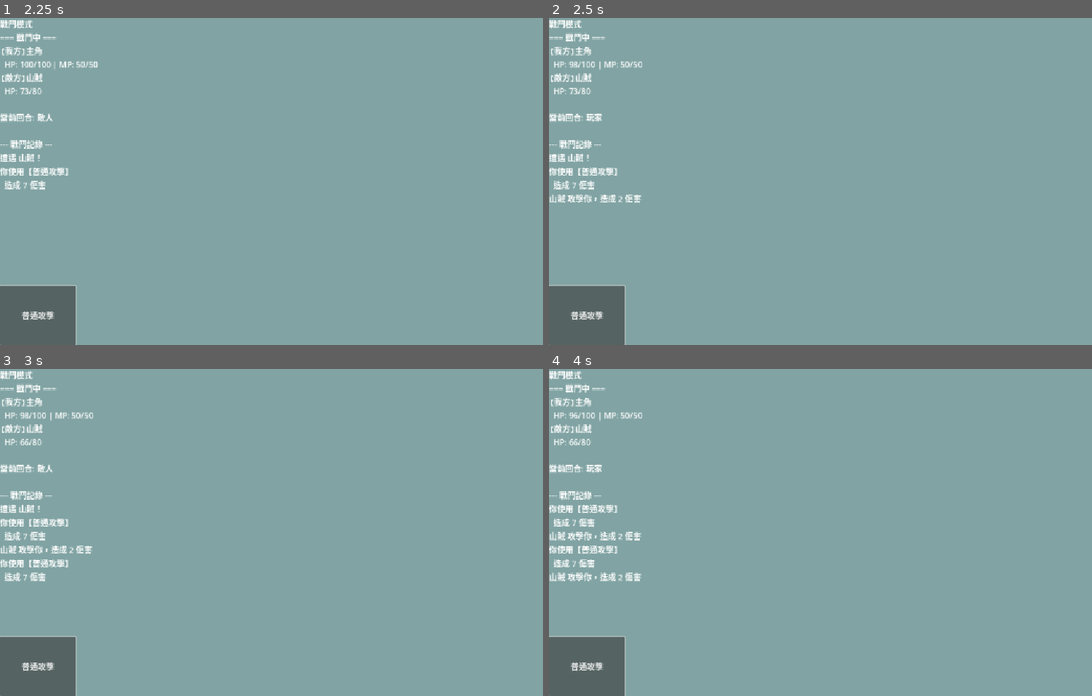
Above: before the commit, frames 1-4 (two rows, left to right).
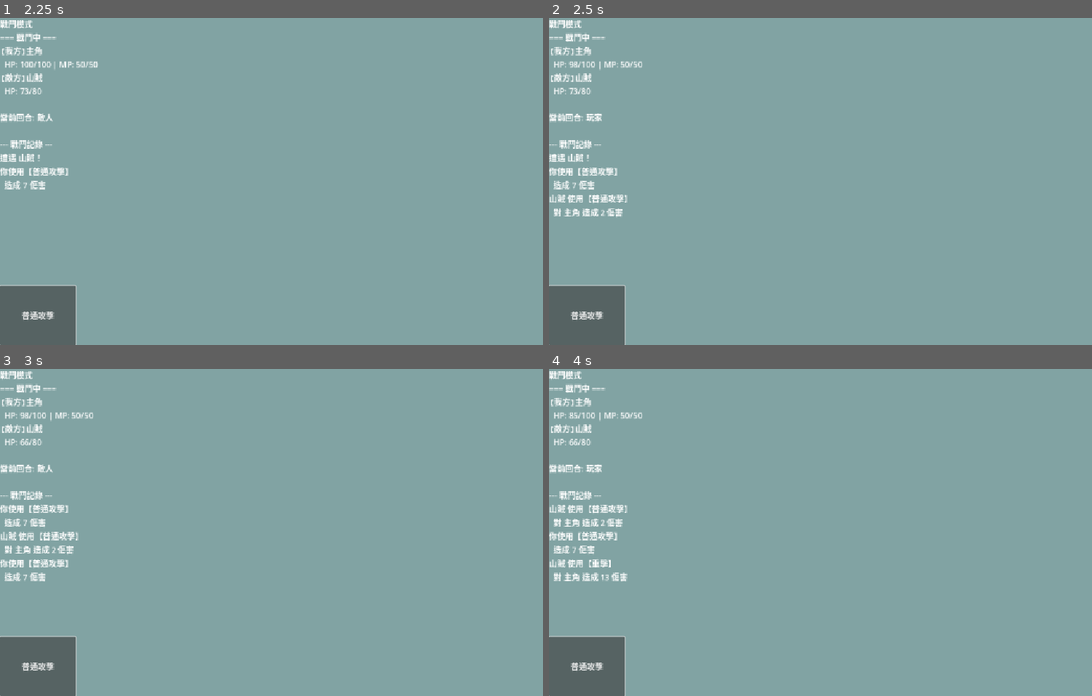
Above: after the commit, the same moments.

Repository: polo1314502/WuxiaGoDot
Game: Godot game, scene res://main.tscn
Same seed, same stepped clock (60 frames per second), same inputs: the game is played once before the commit and once after it.
Inputs:
- Up to frame 1 (2.25 s): click "Start Battle" at 0.5 s; click "普通攻擊" at 1.25 s; click "普通攻擊" at 2 s
- Up to frame 2 (2.5 s): no input
- Up to frame 3 (3 s): click "普通攻擊" at 2.75 s
- Up to frame 4 (4 s): tap Enter at 3.5 s

Frame 1 is identical in both runs. In frame 2, 0.4% of the frame differs, in the area x 0-18%, y 54-61%; in frame 3, 1.0%; in frame 4, 1.5%, in the area x 0-18%, y 13-65%.

Commit message:
refactor enemy system

Diff:
--- /dev/null
+++ b/enemies/enemy_bandit.tres
@@ -0,0 +1,18 @@
+[gd_resource type="Resource" script_class="EnemyData" load_steps=4 format=3]
+
+[ext_resource type="Script" path="res://scripts/enemy_data.gd" id="1_enemy"]
+[ext_resource type="Resource" path="res://skills/enemy_skill_basic_attack.tres" id="2_skill1"]
+[ext_resource type="Resource" path="res://skills/enemy_skill_heavy_strike.tres" id="3_skill2"]
+
+[resource]
+script = ExtResource("1_enemy")
+enemy_id = "山賊"
+name = "山賊"
+description = "盤據山林的劫匪，武藝平平但兇狠異常"
+max_hp = 80
+attack = 12
+defense = 8
+speed = 10
+skills = [ExtResource("2_skill1"), ExtResource("3_skill2")]
+exp_reward = 50
+money_reward = 100
--- /dev/null
+++ b/enemies/enemy_bully.tres
@@ -0,0 +1,17 @@
+[gd_resource type="Resource" script_class="EnemyData" load_steps=3 format=3]
+
+[ext_resource type="Script" path="res://scripts/enemy_data.gd" id="1_enemy"]
+[ext_resource type="Resource" path="res://skills/enemy_skill_basic_attack.tres" id="2_skill1"]
+
+[resource]
+script = ExtResource("1_enemy")
+enemy_id = "惡霸"
+name = "惡霸"
+description = "橫行鄉里的惡霸，只會些粗淺的拳腳功夫"
+max_hp = 60
+attack = 10
+defense = 6
+speed = 8
+skills = [ExtResource("2_skill1")]
+exp_reward = 30
+money_reward = 80
--- /dev/null
+++ b/enemies/enemy_warrior.tres
@@ -0,0 +1,19 @@
+[gd_resource type="Resource" script_class="EnemyData" load_steps=5 format=3]
+
+[ext_resource type="Script" path="res://scripts/enemy_data.gd" id="1_enemy"]
+[ext_resource type="Resource" path="res://skills/enemy_skill_basic_attack.tres" id="2_skill1"]
+[ext_resource type="Resource" path="res://skills/enemy_skill_heavy_strike.tres" id="3_skill2"]
+[ext_resource type="Resource" path="res://skills/enemy_skill_combo.tres" id="4_skill3"]
+
+[resource]
+script = ExtResource("1_enemy")
+enemy_id = "江湖武者"
+name = "江湖武者"
+description = "在江湖上闖蕩多年的武者，掌握多種武技"
+max_hp = 120
+attack = 18
+defense = 14
+speed = 16
+skills = [ExtResource("2_skill1"), ExtResource("3_skill2"), ExtResource("4_skill3")]
+exp_reward = 80
+money_reward = 150
--- a/events/bully/bully_event_steps1.tres
+++ b/events/bully/bully_event_steps1.tres
@@ -1,7 +1,7 @@
 [gd_resource type="Resource" script_class="EventStep" load_steps=5 format=3 uid="uid://2r3lvogydswi"]
 
 [ext_resource type="Script" uid="uid://dkt0xii001h0n" path="res://scripts/event_choice.gd" id="1_55nau"]
-[ext_resource type="Resource" uid="uid://b5htp6w45xmk7" path="res://events/bully/choice_bully_event_fight.tres" id="2_rx7y3"]
+[ext_resource type="Resource" uid="uid://b5htp6w45xmk7" path="res://events/bully/choice_bully_event_fight1.tres" id="2_rx7y3"]
 [ext_resource type="Resource" uid="uid://shvjgldhbwjw" path="res://events/bully/choice_bully_event_watch.tres" id="3_2xf3h"]
 [ext_resource type="Script" uid="uid://bpljx2f02lypp" path="res://scripts/event_step.gd" id="4_q5dds"]
 
--- a/events/cave_adventure/cave_step2.tres
+++ b/events/cave_adventure/cave_step2.tres
@@ -7,6 +7,6 @@
 
 [resource]
 script = ExtResource("2_a826u")
-text = "洞內傳來低沉的呼吸聲，似乎有什麼生物在裡面。你要進去嗎？"
+text = "洞內傳來低沉的呼吸聲，似乎有人在裡面。你要進去嗎？"
 choices = Array[ExtResource("1_m4at3")]([ExtResource("2_ab5fl"), ExtResource("3_c6t00")])
 metadata/_custom_type_script = "uid://bpljx2f02lypp"
--- a/events/cave_adventure/cave_step5.tres
+++ b/events/cave_adventure/cave_step5.tres
@@ -5,5 +5,5 @@
 
 [resource]
 script = ExtResource("2_oaaa7")
-text = "就在你拿起古劍的瞬間，一個巨大的石像突然活了過來！它是這裡的守護者！"
+text = "就在你拿起古劍的瞬間，一個惡霸突然走了過來！"
 metadata/_custom_type_script = "uid://bpljx2f02lypp"
--- a/events/cave_adventure/cave_step6.tres
+++ b/events/cave_adventure/cave_step6.tres
@@ -1,12 +1,11 @@
-[gd_resource type="Resource" script_class="EventStep" load_steps=5 format=3 uid="uid://bgqk1623a45va"]
+[gd_resource type="Resource" script_class="EventStep" load_steps=4 format=3 uid="uid://bgqk1623a45va"]
 
 [ext_resource type="Script" uid="uid://dkt0xii001h0n" path="res://scripts/event_choice.gd" id="1_tkdau"]
 [ext_resource type="Script" uid="uid://bpljx2f02lypp" path="res://scripts/event_step.gd" id="2_2aw3c"]
-[ext_resource type="Resource" uid="uid://4xc6ian5fibj" path="res://events/cave_adventure/choice_cave_adventure_fight_guardian.tres" id="2_kvqer"]
-[ext_resource type="Resource" uid="uid://dverehojxaaht" path="res://events/cave_adventure/choice_cave_adventure_escape.tres" id="3_ogtyo"]
+[ext_resource type="Resource" uid="uid://da8rof63p73kk" path="res://events/cave_adventure/choice_cave_adventure_fight_guardian.tres" id="2_kvqer"]
 
 [resource]
 script = ExtResource("2_2aw3c")
-text = "守護者擋住了洞口，你必須做出選擇！"
-choices = Array[ExtResource("1_tkdau")]([ExtResource("2_kvqer"), ExtResource("3_ogtyo")])
+text = "惡霸擋住了洞口，戰鬥無可避免！"
+choices = Array[ExtResource("1_tkdau")]([ExtResource("2_kvqer")])
 metadata/_custom_type_script = "uid://bpljx2f02lypp"
--- a/events/cave_adventure/choice_cave_adventure_fight_guardian.tres
+++ b/events/cave_adventure/choice_cave_adventure_fight_guardian.tres
@@ -1,25 +1,11 @@
-[gd_resource type="Resource" script_class="EventChoice" load_steps=2 format=3 uid="uid://4xc6ian5fibj"]
+[gd_resource type="Resource" script_class="EventChoice" load_steps=3 format=3 uid="uid://da8rof63p73kk"]
 
+[ext_resource type="Resource" path="res://enemies/enemy_bully.tres" id="1_fpi7u"]
 [ext_resource type="Script" uid="uid://dkt0xii001h0n" path="res://scripts/event_choice.gd" id="1_qgans"]
 
 [resource]
 script = ExtResource("1_qgans")
-text = "迎戰守護者"
+text = "迎戰惡霸"
 action_type = "trigger_battle"
-action_params = {
-"attack": 0,
-"defense": 0,
-"enemy_attack": 20,
-"enemy_defense": 15,
-"enemy_hp": 120,
-"enemy_name": "山洞守護者",
-"enemy_speed": 14,
-"max_hp": 0,
-"message": "守護者咆哮著向你衝來！",
-"money": 0,
-"reputation": 0,
-"speed": 0,
-"training_points": 0
-}
-end_event = true
+enemy_data = ExtResource("1_fpi7u")
 metadata/_custom_type_script = "uid://dkt0xii001h0n"
--- /dev/null
+++ b/events/choice_warrior_battle.tres
@@ -0,0 +1,27 @@
+[gd_resource type="Resource" script_class="EventChoice" load_steps=3 format=3]
+
+[ext_resource type="Script" path="res://scripts/event_choice.gd" id="1_choice"]
+[ext_resource type="Resource" path="res://enemies/enemy_warrior.tres" id="2_enemy"]
+
+[resource]
+script = ExtResource("1_choice")
+text = "接受挑戰"
+action_type = "trigger_battle"
+action_params = {
+	"attack": 0,
+	"defense": 0,
+	"enemy_attack": 0,
+	"enemy_defense": 0,
+	"enemy_hp": 0,
+	"enemy_name": "",
+	"enemy_speed": 0,
+	"max_hp": 0,
+	"message": "江湖武者拔劍而出，一場激戰即將展開！",
+	"money": 0,
+	"reputation": 0,
+	"speed": 0,
+	"training_points": 0
+}
+enemy_data = ExtResource("2_enemy")
+enemy_skills = []
+end_event = false
--- /dev/null
+++ b/events/example_skilled_enemy_choice.tres
@@ -0,0 +1,24 @@
+[gd_resource type="Resource" script_class="EventChoice" load_steps=2 format=3 uid="uid://bb5qx1fjs4igp"]
+
+[ext_resource type="Script" uid="uid://dkt0xii001h0n" path="res://scripts/event_choice.gd" id="1_choice"]
+
+[resource]
+script = ExtResource("1_choice")
+text = "與武者切磋"
+action_type = "trigger_battle"
+action_params = {
+"attack": 0,
+"defense": 0,
+"enemy_attack": 15,
+"enemy_defense": 12,
+"enemy_hp": 100,
+"enemy_name": "江湖武者",
+"enemy_skills": ["敵人普通攻擊", "敵人重擊", "敵人連擊"],
+"enemy_speed": 14,
+"max_hp": 0,
+"message": "一位武者向你發起挑戰！",
+"money": 0,
+"reputation": 0,
+"speed": 0,
+"training_points": 0
+}
--- a/main.gd
+++ b/main.gd
@@ -40,6 +40,7 @@
 var event_state_machine: EventStateMachine
 var save_manager: SaveManager
 var skill_manager: SkillManager
+var enemy_manager: EnemyManager  # 新增：敵人管理器
 var current_action_result = null  # 新增：儲存當前動作結果
 
 func _ready():
@@ -57,6 +58,9 @@
 
 	skill_manager = SkillManager.new(self)  # 新增：初始化技能管理器
 	skill_manager.load_skills_from_directory()
+
+	enemy_manager = EnemyManager.new(self)  # 新增：初始化敵人管理器
+	enemy_manager.load_enemies_from_directory()
 
 	# 嘗試讀取存檔
 	if save_manager.has_save():
@@ -228,21 +232,49 @@
 	pass  # 可用於 Debug 或顯示狀態
 
 func _on_battle_triggered(battle_params: Dictionary):
-	# 等待玩家看到結果文字
-	await get_tree().create_timer(2.0).timeout
-	start_battle(
-		battle_params.get("name", "敵人"),
-		battle_params.get("hp", 80),
-		battle_params.get("attack", 12),
-		battle_params.get("defense", 8),
-		battle_params.get("speed", 10)
-	)
+	# 縮短等待時間，讓玩家可以更快看到戰鬥文字後進入戰鬥
+	await get_tree().create_timer(0.5).timeout
+
+	# 檢查是否使用 EnemyData 資源
+	if battle_params.has("enemy_data") and battle_params.enemy_data is EnemyData:
+		start_battle_with_enemy(battle_params.enemy_data)
+	else:
+		# 使用舊方式
+		start_battle(
+			battle_params.get("name", "敵人"),
+			battle_params.get("hp", 80),
+			battle_params.get("attack", 12),
+			battle_params.get("defense", 8),
+			battle_params.get("speed", 10),
+			battle_params.get("skills", [])  # 新增：敵人技能列表
+		)
 
 # === 戰鬥系統 ===
 func _on_start_battle_pressed():
-	start_battle("山賊", 80, 12, 8, 10)
-
-func start_battle(enemy_name: String, hp: int, atk: int, def: int, spd: int):
+	# 測試：使用敵人ID創建戰鬥
+	var enemy = enemy_manager.get_enemy_by_id("山賊")
+	if enemy:
+		start_battle_with_enemy(enemy)
+	else:
+		# 如果找不到敵人資源，使用舊方法
+		start_battle("山賊", 80, 12, 8, 10, ["敵人普通攻擊", "敵人重擊"])
+
+# 使用 EnemyData 創建戰鬥
+func start_battle_with_enemy(enemy: EnemyData):
+	var battle_data = enemy.create_battle_instance()
+	start_battle(
+		battle_data.name,
+		battle_data.hp,
+		battle_data.attack,
+		battle_data.defense,
+		battle_data.speed,
+		battle_data.skills
+	)
+	# 保存獎勵數據
+	enemy_data["exp_reward"] = battle_data.exp_reward
+	enemy_data["money_reward"] = battle_data.money_reward
+
+func start_battle(enemy_name: String, hp: int, atk: int, def: int, spd: int, skills: Array = []):
 	in_battle = true
 	stats_label.visible = false
 	enemy_data = {
@@ -251,7 +283,8 @@
 		"max_hp": hp,
 		"attack": atk,
 		"defense": def,
-		"speed": spd
+		"speed": spd,
+		"skills": skills  # 敵人技能列表（技能ID）
 	}
 
 	battle_log.clear()
@@ -311,9 +344,27 @@
 		return
 
 	if enemy_data.hp > 0:
-		var damage = max(1, enemy_data.attack - player_data.defense)
-		player_data.hp -= damage
-		add_battle_log("%s 攻擊你，造成 %d 傷害" % [enemy_data.name, damage])
+		# 敵人選擇技能
+		var used_skill = false
+
+		if enemy_data.skills.size() > 0:
+			# 隨機選擇一個技能
+			var skill_id = enemy_data.skills[randi() % enemy_data.skills.size()]
+			var skill = skill_manager.get_skill_by_id(skill_id)
+
+			if skill:
+				var executor = EnemySkillExecutor.new(self, skill)
+				if executor.can_execute():
+					executor.execute()
+					for log in executor.get_logs():
+						add_battle_log(log)
+					used_skill = true
+
+		# 如果沒有技能或無法使用技能，使用普通攻擊
+		if not used_skill:
+			var damage = max(1, enemy_data.attack - player_data.defense)
+			player_data.hp -= damage
+			add_battle_log("%s 攻擊你，造成 %d 傷害" % [enemy_data.name, damage])
 
 	check_battle_end()
 	if in_battle:
@@ -323,8 +374,9 @@
 func check_battle_end():
 	if enemy_data.hp <= 0:
 		add_battle_log("你獲勝了！")
-		var exp_gain = 50
-		var money_gain = 100
+		# 使用敵人數據中的獎勵，如果沒有則使用默認值
+		var exp_gain = enemy_data.get("exp_reward", 50)
+		var money_gain = enemy_data.get("money_reward", 100)
 		player_data.exp += exp_gain
 		player_data.money += money_gain
 		add_battle_log("獲得 %d 經驗，%d 銀兩" % [exp_gain, money_gain])
--- a/scripts/action_trigger_battle.gd
+++ b/scripts/action_trigger_battle.gd
@@ -2,28 +2,47 @@
 class_name ActionTriggerBattle
 extends EventAction
 
+var enemy_data_resource: EnemyData = null  # 敵人資源
 var enemy_name: String = "敵人"
 var enemy_hp: int = 80
 var enemy_attack: int = 12
 var enemy_defense: int = 8
 var enemy_speed: int = 10
+var enemy_skills: Array = []  # 新增：敵人技能列表
 var pre_message: String = ""
 
 func setup(params: Dictionary):
-	if params.has("enemy_name"): enemy_name = params.enemy_name
-	if params.has("enemy_hp"): enemy_hp = params.enemy_hp
-	if params.has("enemy_attack"): enemy_attack = params.enemy_attack
-	if params.has("enemy_defense"): enemy_defense = params.enemy_defense
-	if params.has("enemy_speed"): enemy_speed = params.enemy_speed
-	if params.has("message"): pre_message = params.message
+	# 優先使用 EnemyData 資源
+	if params.has("enemy_data") and params.enemy_data is EnemyData:
+		enemy_data_resource = params.enemy_data
+		pre_message = params.get("message", "遭遇 %s！" % enemy_data_resource.name)
+	else:
+		# 使用舊方式的參數
+		if params.has("enemy_name"): enemy_name = params.enemy_name
+		if params.has("enemy_hp"): enemy_hp = params.enemy_hp
+		if params.has("enemy_attack"): enemy_attack = params.enemy_attack
+		if params.has("enemy_defense"): enemy_defense = params.enemy_defense
+		if params.has("enemy_speed"): enemy_speed = params.enemy_speed
+		if params.has("enemy_skills"): enemy_skills = params.enemy_skills  # 新增
+		if params.has("message"): pre_message = params.message
 
 func execute():
 	triggers_battle = true
-	battle_params = {
-		"name": enemy_name,
-		"hp": enemy_hp,
-		"attack": enemy_attack,
-		"defense": enemy_defense,
-		"speed": enemy_speed
-	}
+
+	if enemy_data_resource:
+		# 使用 EnemyData 資源
+		battle_params = {
+			"enemy_data": enemy_data_resource
+		}
+	else:
+		# 使用舊方式
+		battle_params = {
+			"name": enemy_name,
+			"hp": enemy_hp,
+			"attack": enemy_attack,
+			"defense": enemy_defense,
+			"speed": enemy_speed,
+			"skills": enemy_skills  # 新增
+		}
+
 	result_text = pre_message
--- /dev/null
+++ b/scripts/enemy_data.gd
@@ -0,0 +1,46 @@
+# enemy_data.gd - 敵人資源類
+class_name EnemyData
+extends Resource
+
+@export var enemy_id: String = ""
+@export var name: String = "敵人"
+@export var description: String = ""
+
+# 基礎屬性
+@export var max_hp: int = 100
+@export var attack: int = 10
+@export var defense: int = 5
+@export var speed: int = 10
+
+# 戰鬥相關
+@export var skills: Array[SkillData] = []  # 敵人的技能列表
+@export var exp_reward: int = 50  # 擊敗後獲得的經驗
+@export var money_reward: int = 100  # 擊敗後獲得的銀兩
+
+# 運行時數據（戰鬥中使用）
+var current_hp: int = 0
+
+func _init():
+	current_hp = max_hp
+
+# 創建戰鬥實例
+func create_battle_instance() -> Dictionary:
+	return {
+		"name": name,
+		"hp": max_hp,
+		"max_hp": max_hp,
+		"attack": attack,
+		"defense": defense,
+		"speed": speed,
+		"skills": _get_skill_ids(),
+		"exp_reward": exp_reward,
+		"money_reward": money_reward
+	}
+
+# 獲取技能ID列表
+func _get_skill_ids() -> Array:
+	var skill_ids = []
+	for skill in skills:
+		if skill:
+			skill_ids.append(skill.skill_id)
+	return skill_ids
--- /dev/null
+++ b/scripts/enemy_effect_buff.gd
@@ -0,0 +1,34 @@
+# enemy_effect_buff.gd - 敵人增益效果
+class_name EnemyEffectBuff
+extends SkillEffectAction
+
+var attack_buff: int = 0
+var defense_buff: int = 0
+var speed_buff: int = 0
+var duration: int = 0  # 持續回合數（暫未實現）
+
+func setup(params: Dictionary):
+	if params.has("attack_buff"):
+		attack_buff = params.attack_buff
+	if params.has("defense_buff"):
+		defense_buff = params.defense_buff
+	if params.has("speed_buff"):
+		speed_buff = params.speed_buff
+	if params.has("duration"):
+		duration = params.duration
+
+func can_execute() -> bool:
+	return true
+
+func execute():
+	if attack_buff != 0:
+		enemy_data.attack += attack_buff
+		result_logs.append("攻擊力 %s %d" % ["增加" if attack_buff > 0 else "減少", abs(attack_buff)])
+
+	if defense_buff != 0:
+		enemy_data.defense += defense_buff
+		result_logs.append("防禦力 %s %d" % ["增加" if defense_buff > 0 else "減少", abs(defense_buff)])
+
+	if speed_buff != 0:
+		enemy_data.speed += speed_buff
+		result_logs.append("速度 %s %d" % ["增加" if speed_buff > 0 else "減少", abs(speed_buff)])
--- /dev/null
+++ b/scripts/enemy_effect_damage.gd
@@ -0,0 +1,32 @@
+# enemy_effect_damage.gd - 敵人傷害效果（對玩家造成傷害）
+class_name EnemyEffectDamage
+extends SkillEffectAction
+
+var ignore_defense_percent: int = 0
+
+func setup(params: Dictionary):
+	if params.has("ignore_defense_percent"):
+		ignore_defense_percent = params.ignore_defense_percent
+
+func can_execute() -> bool:
+	return player_data.hp > 0
+
+func execute():
+	var player_def = player_data.defense
+
+	# 忽視防禦
+	if ignore_defense_percent > 0:
+		player_def = int(player_def * (100 - ignore_defense_percent) / 100.0)
+
+	# 計算每次攻擊
+	for i in range(skill_data.hits):
+		var base_damage = enemy_data.attack
+		var damage = max(1, int(base_damage * skill_data.damage_multiplier) - player_def)
+
+		player_data.hp -= damage
+		total_damage += damage
+
+		if skill_data.hits > 1:
+			result_logs.append("對 %s 造成 %d 傷害（第 %d 擊）" % [player_data.name, damage, i + 1])
+		else:
+			result_logs.append("對 %s 造成 %d 傷害" % [player_data.name, damage])
--- /dev/null
+++ b/scripts/enemy_effect_heal.gd
@@ -0,0 +1,35 @@
+# enemy_effect_heal.gd - 敵人治療效果
+class_name EnemyEffectHeal
+extends SkillEffectAction
+
+var heal_amount: int = 0
+var heal_percent: int = 0
+var lifesteal_percent: int = 0  # 吸血百分比
+
+func setup(params: Dictionary):
+	if params.has("heal_amount"):
+		heal_amount = params.heal_amount
+	if params.has("heal_percent"):
+		heal_percent = params.heal_percent
+	if params.has("lifesteal_percent"):
+		lifesteal_percent = params.lifesteal_percent
+
+func can_execute() -> bool:
+	return enemy_data.hp > 0
+
+func execute():
+	var total_heal = heal_amount
+
+	# 百分比治療
+	if heal_percent > 0:
+		total_heal += int(enemy_data.max_hp * heal_percent / 100.0)
+
+	# 實際治療
+	if total_heal > 0:
+		var before_hp = enemy_data.hp
+		enemy_data.hp = min(enemy_data.max_hp, enemy_data.hp + total_heal)
+		var actual_heal = enemy_data.hp - before_hp
+
+		result_logs.append("回復了 %d 生命" % actual_heal)
+
+	# 注意：吸血效果在 EnemySkillExecutor 中處理
--- /dev/null
+++ b/scripts/enemy_manager.gd
@@ -0,0 +1,41 @@
+# enemy_manager.gd - 敵人管理器
+class_name EnemyManager
+extends Node
+
+var main_scene
+var available_enemies: Array = []  # Array of EnemyData
+
+func _init(main):
+	main_scene = main
+
+func load_enemies_from_directory(path: String = "res://enemies/"):
+	available_enemies.clear()
+	_scan_directory(path)
+
+func _scan_directory(path: String):
+	var dir = DirAccess.open(path)
+	if dir:
+		dir.list_dir_begin()
+		var file_name = dir.get_next()
+		while file_name != "":
+			var full_path = path + file_name
+			if dir.current_is_dir() and not file_name.begins_with("."):
+				# 遞歸掃描子目錄
+				_scan_directory(full_path + "/")
+			elif file_name.ends_with(".tres"):
+				var resource = load(full_path)
+				if resource is EnemyData:
+					available_enemies.append(resource)
+			file_name = dir.get_next()
+		dir.list_dir_end()
+
+func get_enemy_by_id(enemy_id: String) -> EnemyData:
+	for enemy in available_enemies:
+		if enemy.enemy_id == enemy_id:
+			return enemy
+	return null
+
+func create_battle_data(enemy: EnemyData) -> Dictionary:
+	if enemy:
+		return enemy.create_battle_instance()
+	return {}
--- /dev/null
+++ b/scripts/enemy_skill_executor.gd
@@ -0,0 +1,48 @@
+# enemy_skill_executor.gd - 敵人技能執行器
+class_name EnemySkillExecutor
+extends RefCounted
+
+var main_scene
+var skill_data: SkillData
+var effect_actions: Array = []
+var damage_total: int = 0
+var all_logs: Array = []
+
+func _init(main, skill: SkillData):
+	main_scene = main
+	skill_data = skill
+
+func can_execute() -> bool:
+	# 敵人無需檢查 MP（簡化版）
+	# 如果需要敵人也有MP系統，可以在 enemy_data 中加入 mp 欄位
+
+	# 檢查所有效果的前置條件
+	for effect in skill_data.effects:
+		var action = SkillEffectFactory.create_enemy_effect(main_scene, skill_data, effect)
+		if action and not action.can_execute():
+			return false
+		if action:
+			effect_actions.append(action)
+
+	return true
+
+func execute():
+	all_logs.append("%s 使用【%s】" % [main_scene.enemy_data.name, skill_data.name])
+
+	# 執行所有效果
+	for action in effect_actions:
+		action.execute()
+		damage_total += action.total_damage
+
+		for log in action.get_logs():
+			all_logs.append("  " + log)
+
+	# 處理吸血（需要在傷害計算後）
+	for action in effect_actions:
+		if action is EnemyEffectHeal and action.lifesteal_percent > 0 and damage_total > 0:
+			var heal = int(damage_total * action.lifesteal_percent / 100.0)
+			main_scene.enemy_data.hp = min(main_scene.enemy_data.max_hp, main_scene.enemy_data.hp + heal)
+			all_logs.append("  吸血回復 %d 生命" % heal)
+
+func get_logs() -> Array:
+	return all_logs
--- a/scripts/event_choice.gd
+++ b/scripts/event_choice.gd
@@ -9,14 +9,10 @@
 	"defense": 0,
 	"max_hp": 0,
 	"speed": 0,
-	"enemy_name" : "",
-	"enemy_hp" : 0,
-	"enemy_attack": 0,
-	"enemy_defense": 0,
-	"enemy_speed": 0,
 	"money" : 0,
 	"reputation": 0,
 	"training_points": 0,
 	"message": ""
 }
+@export var enemy_data: EnemyData  # 直接使用 EnemyData 資源（包含技能列表）
 @export var end_event: bool = false  # 新增：選擇後是否立即結束事件
--- a/scripts/event_manager.gd
+++ b/scripts/event_manager.gd
@@ -125,6 +125,11 @@
 		return
 
 	var choice = step.choices[choice_index]
+
+	# 如果有 EnemyData 資源，直接使用
+	if choice.enemy_data:
+		choice.action_params["enemy_data"] = choice.enemy_data
+
 	var action = ActionFactory.create_action(main_scene, choice.action_type, choice.action_params)
 
 	if action and action.can_execute():
--- a/scripts/skill_effect_factory.gd
+++ b/scripts/skill_effect_factory.gd
@@ -22,3 +22,23 @@
 		action.setup(effect.effect_params)
 
 	return action
+
+# 創建敵人效果
+static func create_enemy_effect(main_scene, skill: SkillData, effect: SkillEffect) -> SkillEffectAction:
+	var action = null
+
+	match effect.effect_type:
+		"damage":
+			action = EnemyEffectDamage.new(main_scene, skill)
+		"heal":
+			action = EnemyEffectHeal.new(main_scene, skill)
+		"buff":
+			action = EnemyEffectBuff.new(main_scene, skill)
+		_:
+			push_error("Unknown effect type: " + effect.effect_type)
+			return null
+
+	if action:
+		action.setup(effect.effect_params)
+
+	return action
--- /dev/null
+++ b/skills/enemy_effect_basic_attack.tres
@@ -0,0 +1,10 @@
+[gd_resource type="Resource" script_class="SkillEffect" load_steps=2 format=3]
+
+[ext_resource type="Script" path="res://scripts/skill_effect.gd" id="1_effect"]
+
+[resource]
+script = ExtResource("1_effect")
+effect_type = "damage"
+effect_params = {
+	"ignore_defense_percent": 0
+}
--- /dev/null
+++ b/skills/enemy_effect_combo.tres
@@ -0,0 +1,10 @@
+[gd_resource type="Resource" script_class="SkillEffect" load_steps=2 format=3]
+
+[ext_resource type="Script" path="res://scripts/skill_effect.gd" id="1_effect"]
+
+[resource]
+script = ExtResource("1_effect")
+effect_type = "damage"
+effect_params = {
+	"ignore_defense_percent": 0
+}
--- /dev/null
+++ b/skills/enemy_effect_heavy_strike.tres
@@ -0,0 +1,10 @@
+[gd_resource type="Resource" script_class="SkillEffect" load_steps=2 format=3]
+
+[ext_resource type="Script" path="res://scripts/skill_effect.gd" id="1_effect"]
+
+[resource]
+script = ExtResource("1_effect")
+effect_type = "damage"
+effect_params = {
+	"ignore_defense_percent": 50
+}
--- /dev/null
+++ b/skills/enemy_skill_basic_attack.tres
@@ -0,0 +1,14 @@
+[gd_resource type="Resource" script_class="SkillData" load_steps=3 format=3]
+
+[ext_resource type="Script" path="res://scripts/skill_data.gd" id="1_skill"]
+[ext_resource type="Resource" path="res://skills/enemy_effect_basic_attack.tres" id="2_effect"]
+
+[resource]
+script = ExtResource("1_skill")
+skill_id = "敵人普通攻擊"
+name = "普通攻擊"
+description = "敵人的普通攻擊"
+mp_cost = 0
+damage_multiplier = 1.0
+hits = 1
+effects = [ExtResource("2_effect")]
--- /dev/null
+++ b/skills/enemy_skill_combo.tres
@@ -0,0 +1,14 @@
+[gd_resource type="Resource" script_class="SkillData" load_steps=3 format=3]
+
+[ext_resource type="Script" path="res://scripts/skill_data.gd" id="1_skill"]
+[ext_resource type="Resource" path="res://skills/enemy_effect_combo.tres" id="2_effect"]
+
+[resource]
+script = ExtResource("1_skill")
+skill_id = "敵人連擊"
+name = "連擊"
+description = "敵人的連擊，攻擊2次"
+mp_cost = 0
+damage_multiplier = 0.7
+hits = 2
+effects = [ExtResource("2_effect")]
--- /dev/null
+++ b/skills/enemy_skill_heavy_strike.tres
@@ -0,0 +1,14 @@
+[gd_resource type="Resource" script_class="SkillData" load_steps=3 format=3]
+
+[ext_resource type="Script" path="res://scripts/skill_data.gd" id="1_skill"]
+[ext_resource type="Resource" path="res://skills/enemy_effect_heavy_strike.tres" id="2_effect"]
+
+[resource]
+script = ExtResource("1_skill")
+skill_id = "敵人重擊"
+name = "重擊"
+description = "敵人的重擊，忽視50%防禦"
+mp_cost = 0
+damage_multiplier = 1.5
+hits = 1
+effects = [ExtResource("2_effect")]
Not shown: 1 places in events/bully/choice_bully_event_fight1.tres that only renumber resources
Not shown, added: scripts/enemy_data.gd.uid
Not shown, added: scripts/enemy_effect_buff.gd.uid
Not shown, added: scripts/enemy_effect_damage.gd.uid
Not shown, added: scripts/enemy_effect_heal.gd.uid
Not shown, added: scripts/enemy_manager.gd.uid
Not shown, added: scripts/enemy_skill_executor.gd.uid
